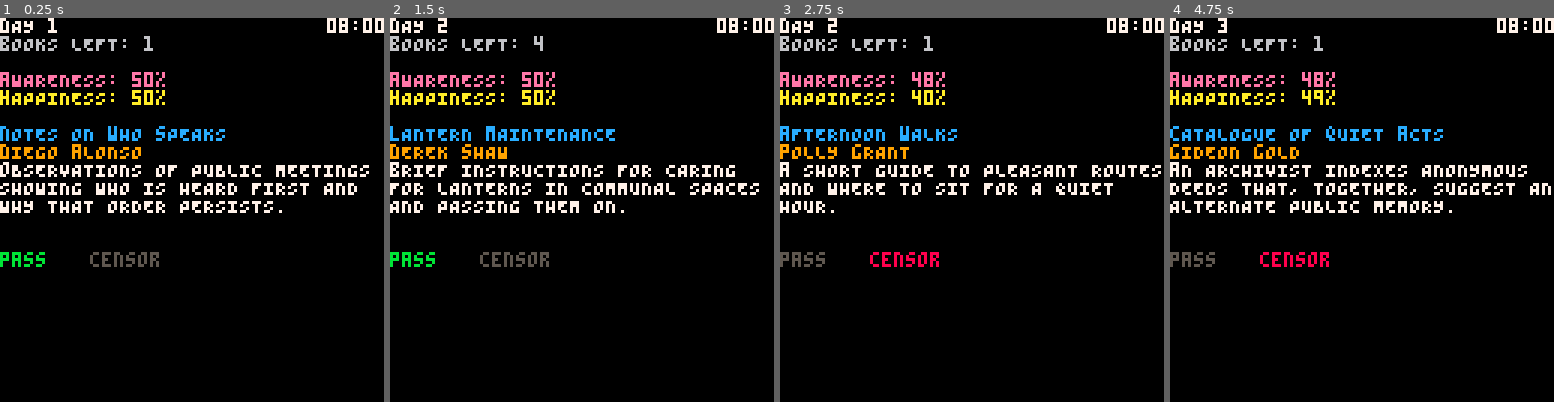
Above: before the commit, frames 1-4 (left to right).
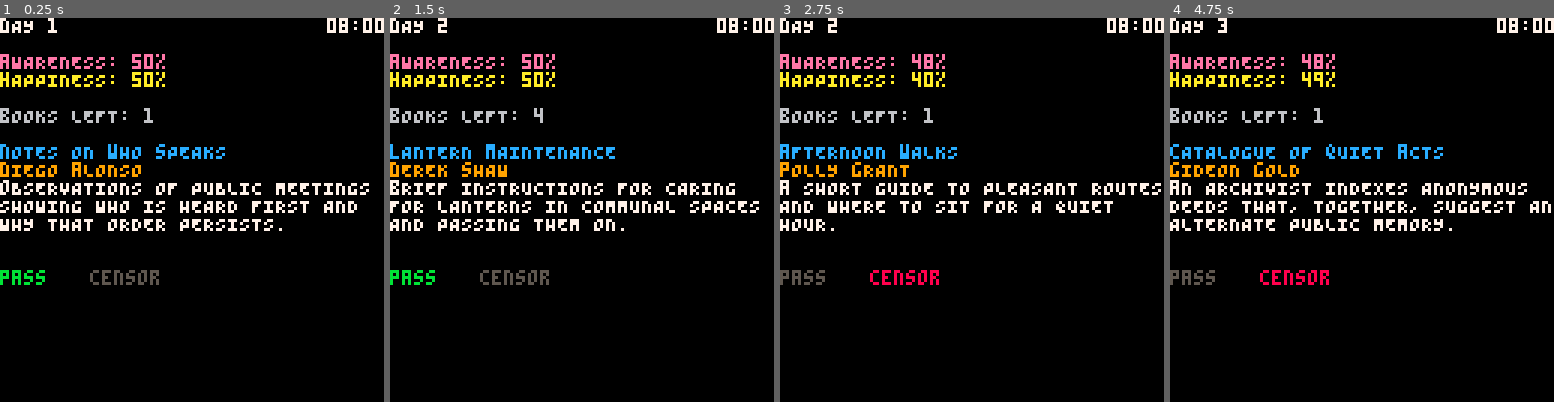
Above: after the commit, the same moments.

Repository: marco-vidali/dont_read_that_book
Game: PICO-8 cartridge dont_read_that_book.p8
The game is run twice, just before and just after one commit, with the same random seed, the same clock (stepped at 60 frames per second) and the same inputs.
Inputs:
- Up to frame 1 (0.25 s): no input
- Up to frame 2 (1.5 s): tap O (Z key) at 0.7 s
- Up to frame 3 (2.75 s): hold Right 1.6-2.1 s; tap O (Z key) at 1.7, 2.1, 2.5 s; hold Right from 2.47 s (still down)
- Up to frame 4 (4.75 s): tap O (Z key) every 0.4 s from 2.9 to 4.5 s; release Right at 3.03 s; hold Left 3.08-3.58 s; hold Right 4.02-4.68 s

The runs differ from the first frame. In frame 1, 10% of the frame differs, in the area x 0-97%, y 4-70%; in frame 2, 10%; in frame 3, 9.5%; in frame 4, 11%, in the area x 0-100%, y 4-70%.

Commit message:
Change ui layout

Diff:
--- a/scripts/show_book.lua
+++ b/scripts/show_book.lua
@@ -87,20 +87,21 @@
 
     print("dAY " .. day, 0, 0, 7)
     print(hours .. ":" .. minutes, 109, 0, 7)
-    print("bOOKS LEFT: " .. books_num, 0, 6, 6)
 
-    print("aWARENESS: " .. awareness .. "%", 0, 18, 14)
-    print("hAPPINESS: " .. happiness .. "%", 0, 24, 10)
+    print("aWARENESS: " .. awareness .. "%", 0, 12, 14)
+    print("hAPPINESS: " .. happiness .. "%", 0, 18, 10)
 
-    print_wrapped(book.title, 0, 36, 12, 128)
-    print_wrapped(book.author, 0, 42, 9, 128)
-    print_wrapped(book.synopsis, 0, 48, 7, 128)
+    print("bOOKS LEFT: " .. books_num, 0, 30, 6)
+
+    print_wrapped(book.title, 0, 42, 12, 128)
+    print_wrapped(book.author, 0, 48, 9, 128)
+    print_wrapped(book.synopsis, 0, 54, 7, 128)
 
     if choice == 1 then
-        print("pass", 0, 78, 11)
-        print("censor", 30, 78, 5)
+        print("pass", 0, 84, 11)
+        print("censor", 30, 84, 5)
     elseif choice == 2 then
-        print("pass", 0, 78, 5)
-        print("censor", 30, 78, 8)
+        print("pass", 0, 84, 5)
+        print("censor", 30, 84, 8)
     end
 end
